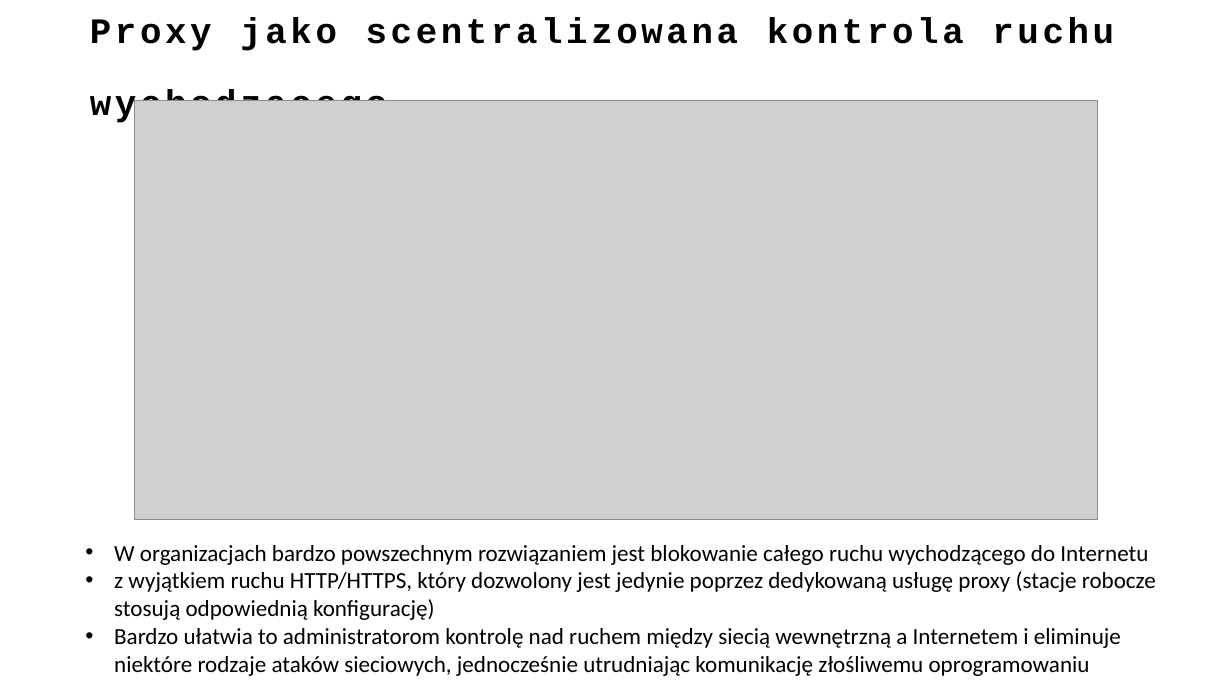
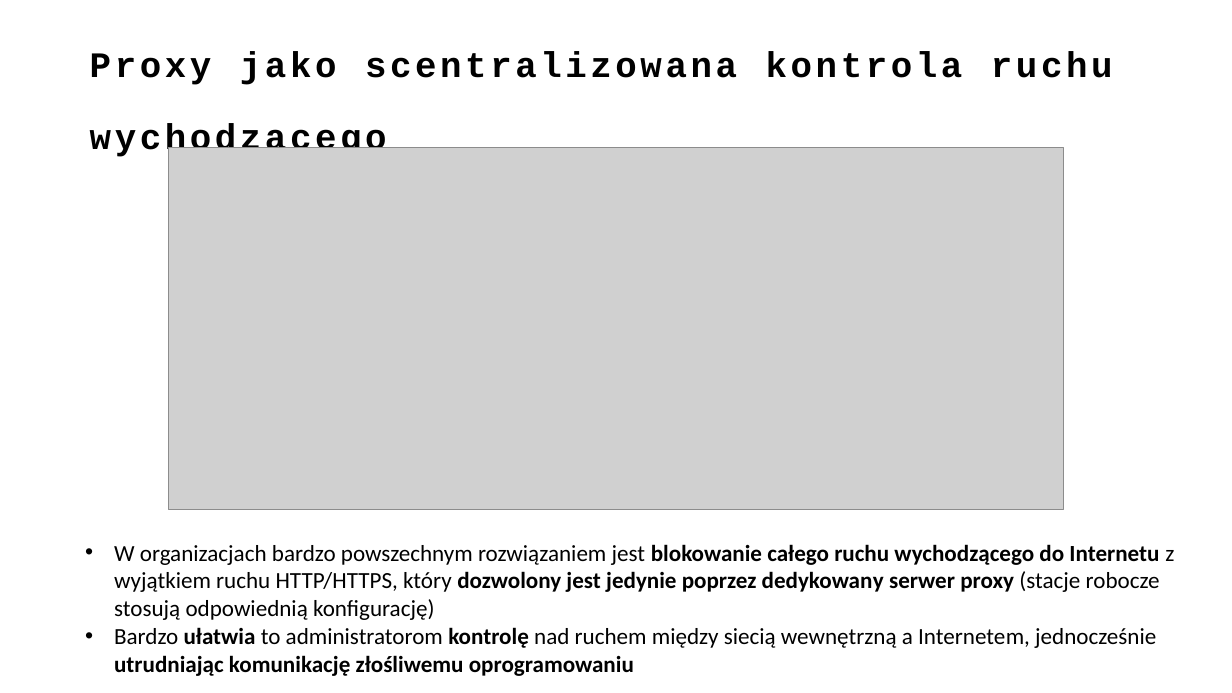
Before and after one commit to ewilded/DFIR, a slide deck: slide 15 of 1_Infrastruktura_IT.pptx. Drawn at 1232x693 pixels with LibreOffice and Linux fonts; fonts in the diff are those of the drawing; grey boxes stand for pictures. Boxes give left, top, right and bottom in pixels: in the first picture for what was removed or moved away, otherwise in the second. Text is boxed around its words. In the diff, an @@ line names an element or a change of style, - is before the commit and + after.

```diff
--- a/1_Infrastruktura_IT.pptx
+++ b/1_Infrastruktura_IT.pptx
@@ title "Proxy jako scentralizowana kontrola ruchu ..." at [240, 52, 337, 85]: now subscript, letter spacing 2.9 to 2.8 pt @@
@@ picture: place and size @@
-picture at [135, 101, 1098, 519]
+picture at [169, 148, 1064, 510]
@@ text at [114, 544, 1174, 676]: text changed @@
-• W organizacjach bardzo powszechnym rozwiązaniem jest blokowanie całego ruchu wychodzącego do Internetu
-• z wyjątkiem ruchu HTTP/HTTPS, który dozwolony jest jedynie poprzez dedykowaną usługę proxy (stacje robocze stosują odpowiednią konfigurację)
-• Bardzo ułatwia to administratorom kontrolę nad ruchem między siecią wewnętrzną a Internetem i eliminuje niektóre rodzaje ataków sieciowych, jednocześnie utrudniając komunikację złośliwemu oprogramowaniu
+• W organizacjach bardzo powszechnym rozwiązaniem jest blokowanie całego ruchu wychodzącego do Internetu z wyjątkiem ruchu HTTP/HTTPS, który dozwolony jest jedynie poprzez dedykowany serwer proxy (stacje robocze stosują odpowiednią konfigurację)
+• Bardzo ułatwia to administratorom kontrolę nad ruchem między siecią wewnętrzną a Internetem, jednocześnie utrudniając komunikację złośliwemu oprogramowaniu
```
Also in this commit, not shown: 19 other slides changed, 1 slide added, 1 slide removed, 5 other files.
